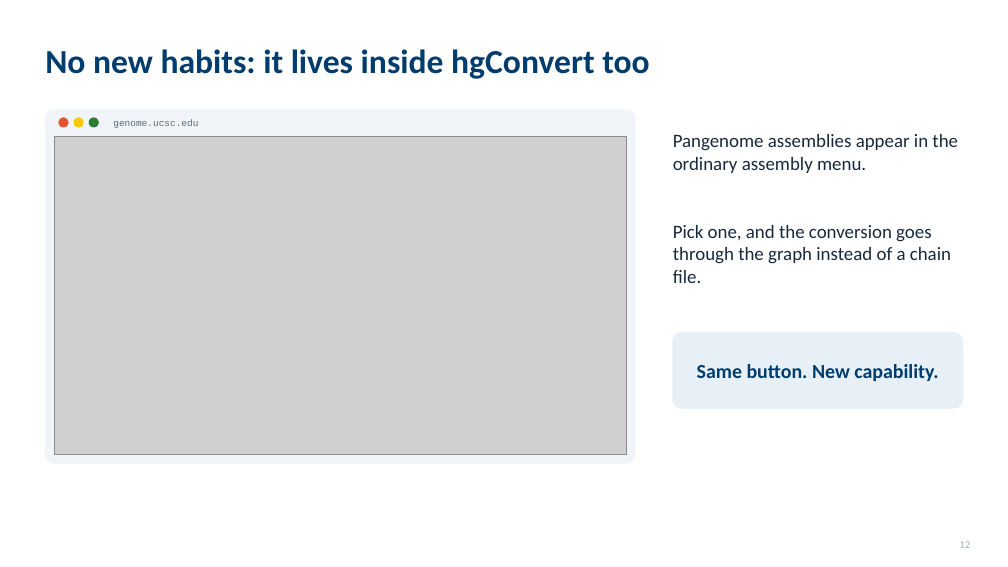
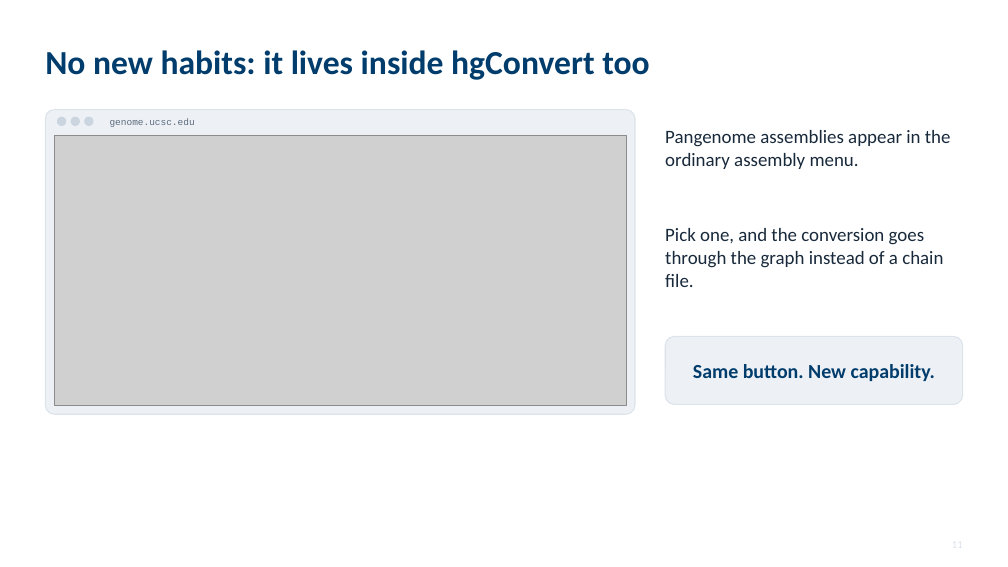
Before and after one commit to parsaeskandar/hprc_2026_poster, a slide deck: slide 11 of talk/HPRC2026_talk.pptx (slide 12 before the commit). Drawn at 1008x567 pixels with LibreOffice and Linux fonts; fonts in the diff are those of the drawing; grey boxes stand for pictures. Boxes give left, top, right and bottom in pixels: in the first picture for what was removed or moved away, otherwise in the second. Text is boxed around its words. In the diff, an @@ line names an element or a change of style, - is before the commit and + after.

```diff
--- a/talk/HPRC2026_talk.pptx
+++ b/talk/HPRC2026_talk.pptx
@@ rounded rectangle: place and size @@
-rounded rectangle at (45,110,635,463)
+rounded rectangle at (45,110,635,414)
@@ rounded rectangle at (45,110,635,414): fill #F1F4F8 to #EDF1F6; outline #F1F4F8 1 pt to #DCE3EB 1 pt; proportions changed @@
@@ ellipse at (57,117,66,126): fill #E4572E to #CBD5E0; outline #E4572E 1 pt to #CBD5E0 1 pt @@
@@ ellipse: place and size @@
-ellipse at (74,118,83,127)
+ellipse at (71,117,79,126)
@@ ellipse at (71,117,79,126): fill #FDC700 to #CBD5E0; outline #FDC700 1 pt to #CBD5E0 1 pt @@
@@ ellipse: place and size @@
-ellipse at (89,118,98,127)
+ellipse at (85,117,93,126)
@@ ellipse at (85,117,93,126): fill #2E7D32 to #CBD5E0; outline #2E7D32 1 pt to #CBD5E0 1 pt @@
@@ picture: place and size @@
-picture at (54,137,626,454)
+picture at (54,135,626,405)
@@ text "Pangenome assemblies appear in the ...": place and size @@
-text "Pangenome assemblies appear in the ..." at (673,134,958,173)
+text "Pangenome assemblies appear in the ..." at (665,130,951,169)
@@ text "Pick one, and the conversion ...": place and size @@
-text "Pick one, and the conversion ..." at (673,225,951,283)
+text "Pick one, and the conversion ..." at (665,228,943,287)
@@ text "Same button. New capability.": place and size @@
-text "Same button. New capability." at (697,364,938,381)
+text "Same button. New capability." at (693,364,935,381)
@@ rounded rectangle: place and size @@
-rounded rectangle at (673,333,963,408)
+rounded rectangle at (665,337,963,405)
@@ rounded rectangle at (665,337,963,405): fill #E7F0F7 to #EDF1F6; outline #E7F0F7 1 pt to #DCE3EB 1 pt; proportions changed @@
@@ text removed at (960,541,971,548) @@
-12
```
Also in this commit, not shown: 12 other slides changed, 8 slides added, 7 slides removed, 14 other files.
